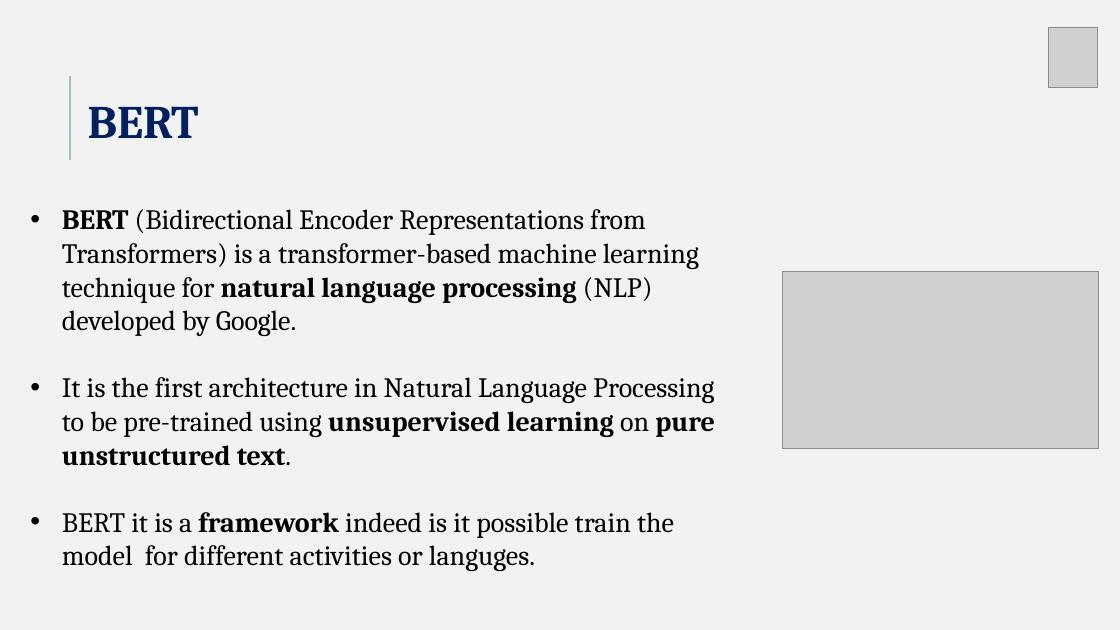
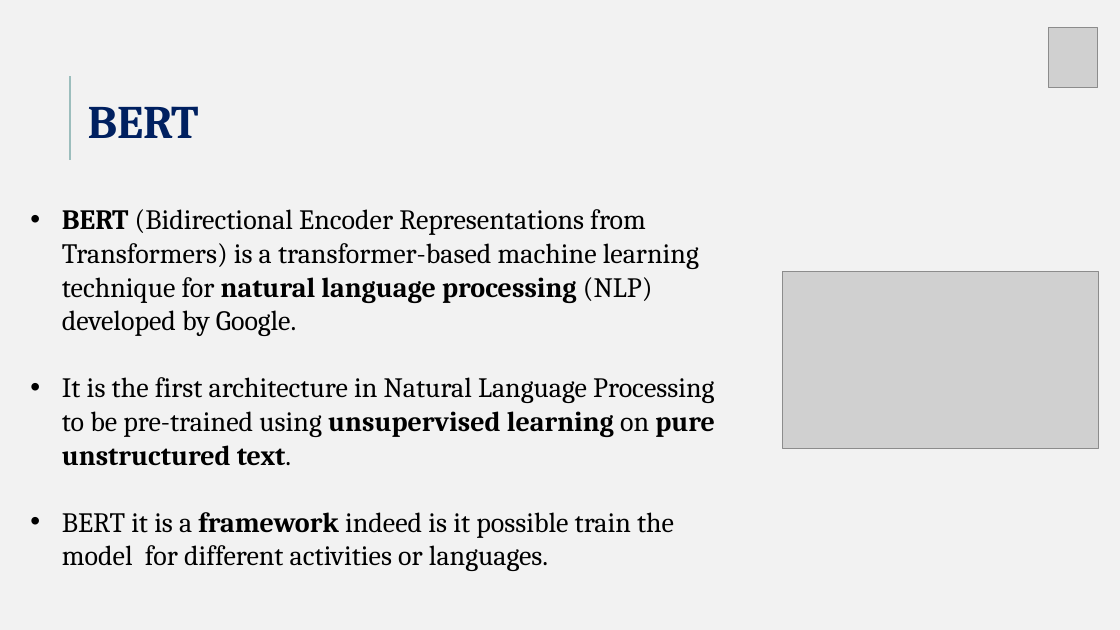
Before and after one commit to Matteoa99/ProgettoDA, a slide deck: slide 3 of DA_project.pptx. Drawn at 1120x630 pixels with LibreOffice and Linux fonts; fonts in the diff are those of the drawing; grey boxes stand for pictures. Boxes give left, top, right and bottom in pixels: in the first picture for what was removed or moved away, otherwise in the second. Text is boxed around its words. In the diff, an @@ line names an element or a change of style, - is before the commit and + after.

Commit message:
Presentazione

```diff
--- a/DA_project.pptx
+++ b/DA_project.pptx
@@ text at [62,512,674,571]: text changed @@
-• BERT it is a framework indeed is it possible train the model for different activities or languges.
+• BERT it is a framework indeed is it possible train the model for different activities or languages.
```
Also in this commit, not shown: 1 other slide changed.
